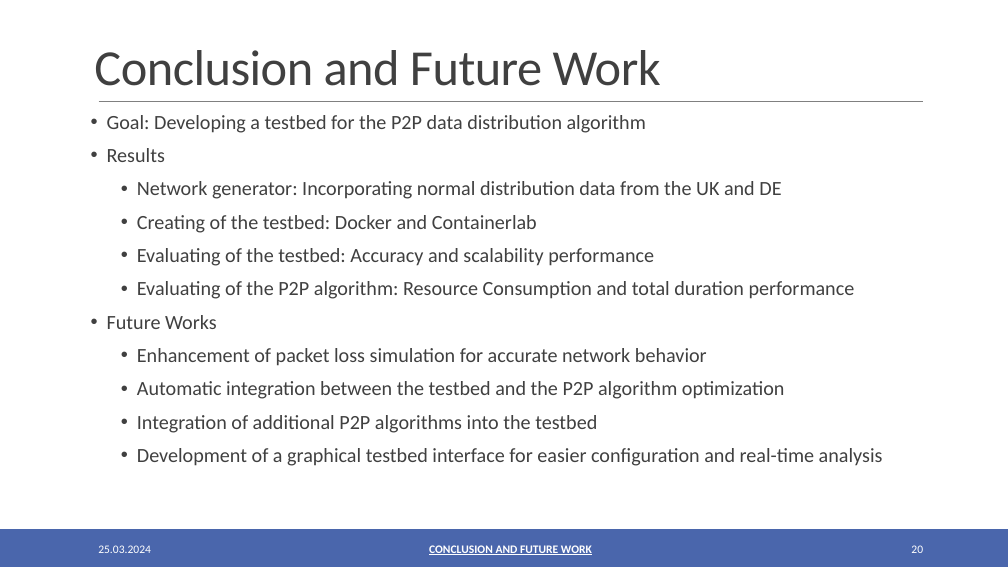
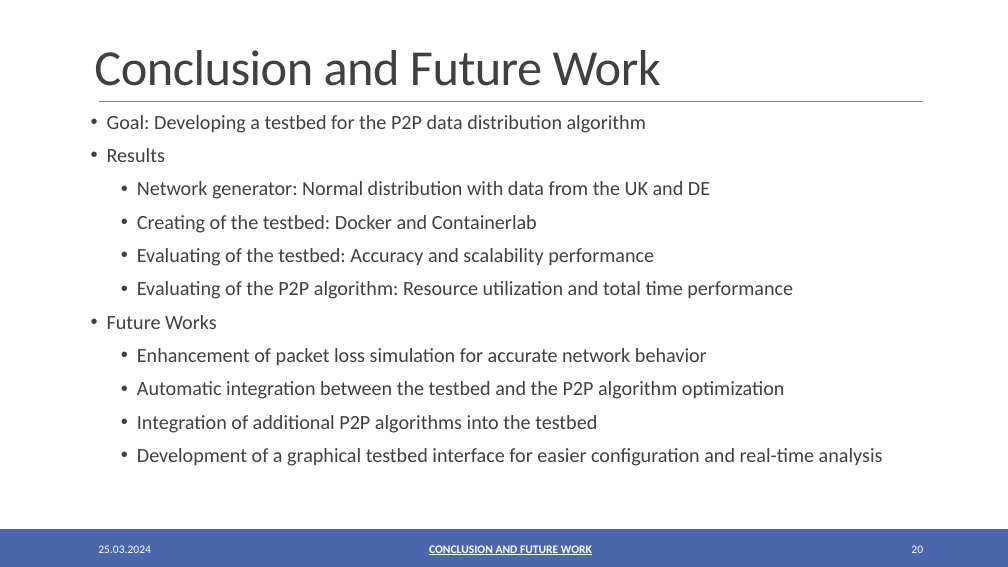
Before and after one commit to oezcankaraca/abschlussvortrag, a slide deck: slide 20 of Abschlussvortrag.pptx. Drawn at 1008x567 pixels with LibreOffice and Linux fonts; fonts in the diff are those of the drawing. Boxes give left, top, right and bottom in pixels: in the first picture for what was removed or moved away, otherwise in the second. Text is boxed around its words. In the diff, an @@ line names an element or a change of style, - is before the commit and + after.

```diff
--- a/Abschlussvortrag.pptx
+++ b/Abschlussvortrag.pptx
@@ text at [137,181,710,199]: text changed @@
-  • Network generator: Incorporating normal distribution data from the UK and DE
+  • Network generator: Normal distribution with data from the UK and DE
@@ text at [137,281,793,299]: text changed @@
-  • Evaluating of the P2P algorithm: Resource Consumption and total duration performance
+  • Evaluating of the P2P algorithm: Resource utilization and total time performance
```
Also in this commit, not shown: 9 other slides changed, 2 other files.
